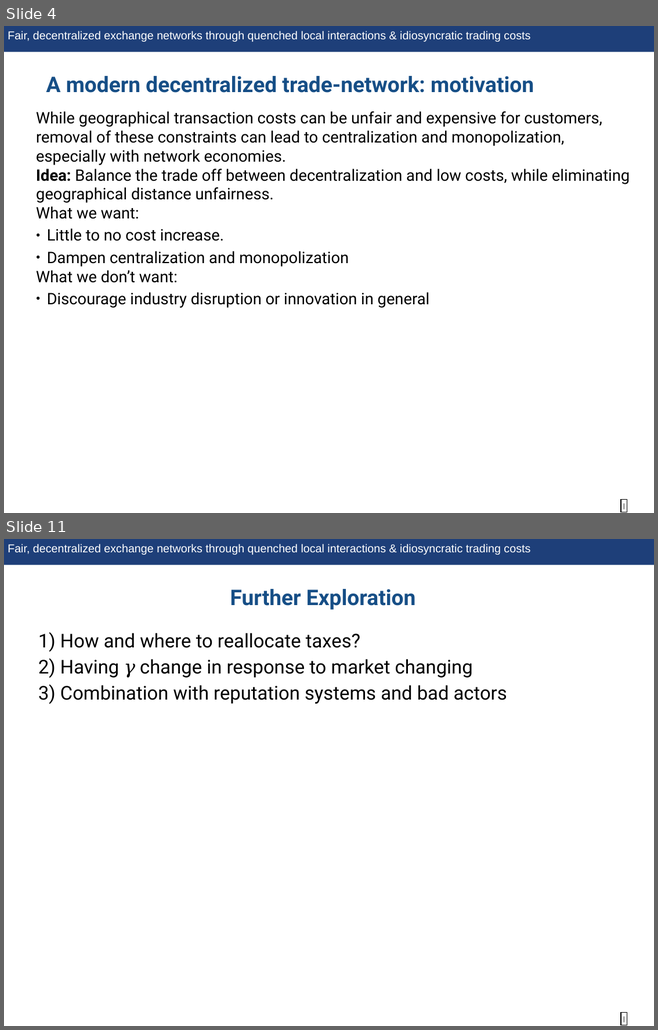
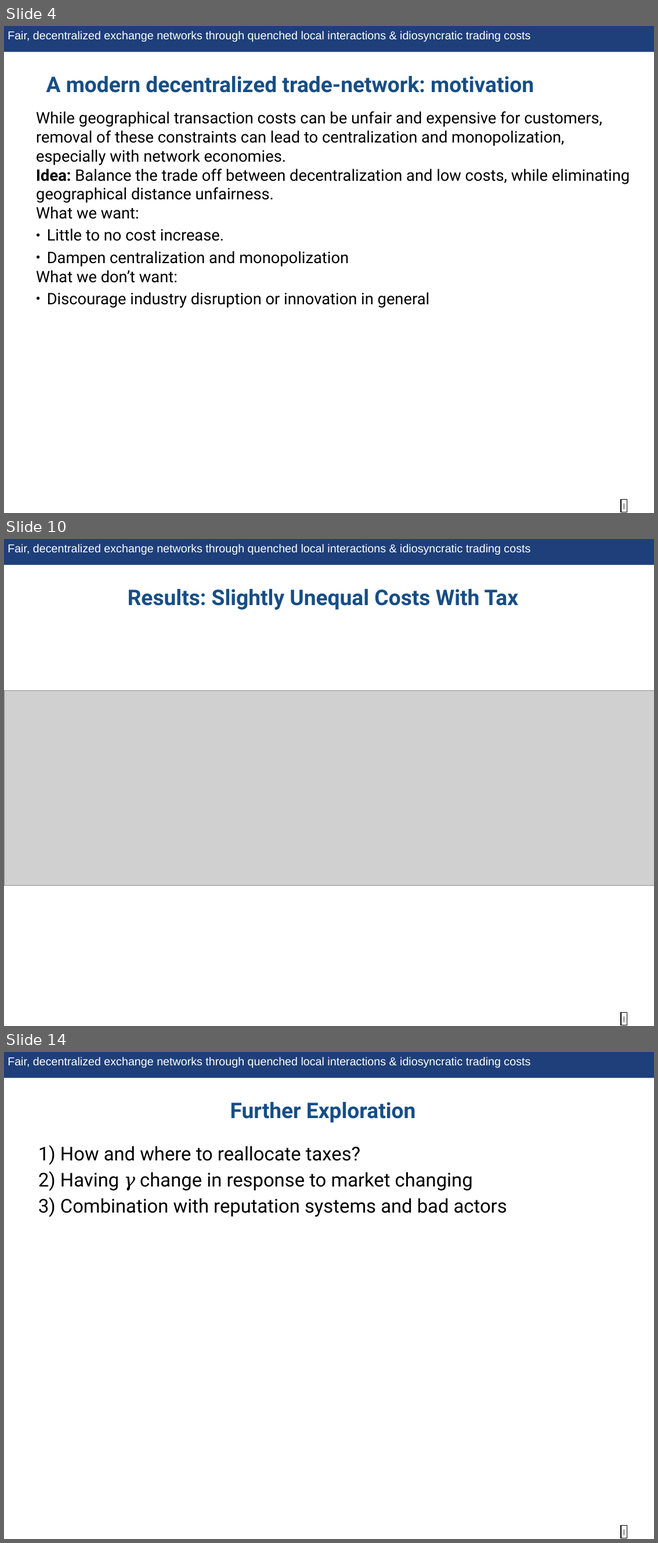
Before and after one commit to nate9799/KrepsScheinkmanModel, a slide deck: writing/talk/decentralization_tax_presentation.pptx. Shown one above the other, each under a label of ours: slides 4 and 11 before the commit, slides 4, 10 and 14 after it; the slides between them are not shown. The pictures are 658x1030 and 658x1543 pixels, drawn with LibreOffice and Linux fonts; fonts in the diff are those of the drawing; grey boxes stand for pictures. Boxes give left, top, right and bottom in pixels: in the first picture for what was removed or moved away, otherwise in the second. Text is boxed around its words. In the diff, an @@ line names an element or a change of style, - is before the commit and + after.

```diff
--- a/writing/talk/decentralization_tax_presentation.pptx
+++ b/writing/talk/decentralization_tax_presentation.pptx
@@ slide 10 added at (x1=4, y1=539, x2=654, y2=1026), background #FFFFFF; not listed: 3 template elements that a slide beside it also shows @@
@@ text added at (x1=128, y1=589, x2=518, y2=610), 34 pt, text #164E86, bold @@
+Results: Slightly Unequal Costs With Tax
@@ picture added at (x1=4, y1=690, x2=654, y2=886) @@
@@ what was slide 11 is now slide 14 @@
```
Also in this commit, not shown: 5 slides changed, 3 other slides added, 1 slide removed, 50 other files.
